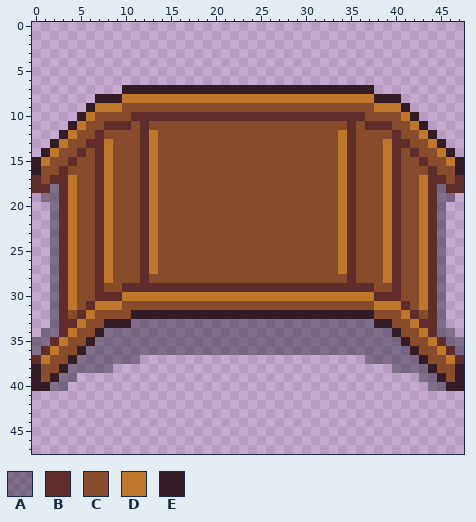
A pixel-art sprite gets an edit: Assets/Sprites/Bridge.png. This is how it looked before the edit.
The file is 48x48 pixels.
Palette (. is transparent): A #090a145e  B #602c2c  C #884b2b  D #be772b  E #341c27
Pixels before, first column x 0:
 7 ..........EEEEEEEEEEEEEEEEEEEEEEEEEEEE..........
 8 .......EEEDDDDDDDDDDDDDDDDDDDDDDDDDDDDEEE.......
 9 ......EDDDCCCCCCCCCCCCCCCCCCCCCCCCCCCCDDDE......
10 .....EDCCCCBBBBBBBBBBBBBBBBBBBBBBBBBBCCCCDE.....
11 ....EDCCBBBCBCCCCCCCCCCCCCCCCCCCCCCBCBBBCCDE....
12 ...EDCCBCCCCBDCCCCCCCCCCCCCCCCCCCCDBCCCCBCCDE...
13 ..EDCCBBDCCCBDCCCCCCCCCCCCCCCCCCCCDBCCCDBBCCDE..
14 .EDCCBCBDCCCBDCCCCCCCCCCCCCCCCCCCCDBCCCDBCBCCDE.
15 EDCCBCCBDCCCBDCCCCCCCCCCCCCCCCCCCCDBCCCDBCCBCCDE
16 ECCBCCCBDCCCBDCCCCCCCCCCCCCCCCCCCCDBCCCDBCCCBCCE
17 BCBBDCCBDCCCBDCCCCCCCCCCCCCCCCCCCCDBCCCDBCCDBBCB
18 BBABDCCBDCCCBDCCCCCCCCCCCCCCCCCCCCDBCCCDBCCDBABB
19 .AABDCCBDCCCBDCCCCCCCCCCCCCCCCCCCCDBCCCDBCCDBAA.
20 ..ABDCCBDCCCBDCCCCCCCCCCCCCCCCCCCCDBCCCDBCCDBA..
21 ..ABDCCBDCCCBDCCCCCCCCCCCCCCCCCCCCDBCCCDBCCDBA..
22 ..ABDCCBDCCCBDCCCCCCCCCCCCCCCCCCCCDBCCCDBCCDBA..
23 ..ABDCCBDCCCBDCCCCCCCCCCCCCCCCCCCCDBCCCDBCCDBA..
24 ..ABDCCBDCCCBDCCCCCCCCCCCCCCCCCCCCDBCCCDBCCDBA..
25 ..ABDCCBDCCCBDCCCCCCCCCCCCCCCCCCCCDBCCCDBCCDBA..
26 ..ABDCCBDCCCBDCCCCCCCCCCCCCCCCCCCCDBCCCDBCCDBA..
27 ..ABDCCBDCCCBDCCCCCCCCCCCCCCCCCCCCDBCCCDBCCDBA..
28 ..ABDCCBDCCCBCCCCCCCCCCCCCCCCCCCCCCBCCCDBCCDBA..
29 ..ABDCCBCCBBBBBBBBBBBBBBBBBBBBBBBBBBBBCCBCCDBA..
30 ..ABDCCBBBDDDDDDDDDDDDDDDDDDDDDDDDDDDDBBBCCDBA..
31 ..ABDCBDDDCCCCCCCCCCCCCCCCCCCCCCCCCCCCDDDBCDBA..
32 ..ABCBDCCCCEEEEEEEEEEEEEEEEEEEEEEEEEEECCCDBCBA..
33 ..ABBDCCEEEAAAAAAAAAAAAAAAAAAAAAAAAAAAEECCDBBA..
34 .AABDCCEAAAAAAAAAAAAAAAAAAAAAAAAAAAAAAAAECCDBAA.
35 AABDCCEAAAAAAAAAAAAAAAAAAAAAAAAAAAAAAAAAAECCDBAA
36 ABDCCEAAAAAAAAAAAAAAAAAAAAAAAAAAAAAAAAAAAAECCDBA
37 BDCCEAAAAAAA.........................AAAAAAECCDB
38 ECCEAAAAA...............................AAAAECCE
39 ECEAA......................................AAECE
40 EEAA........................................AAEE
And afterwards:
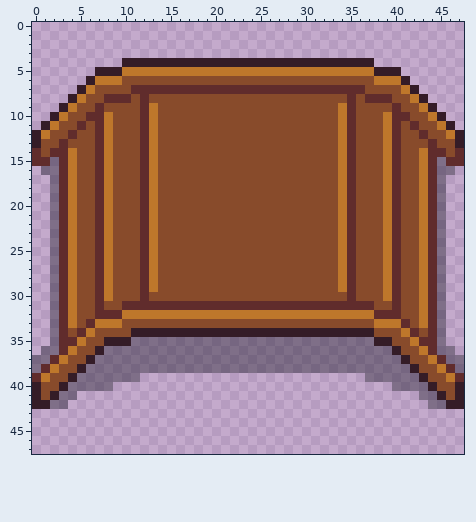
Edits made:
Changed rows in their new state; - is an unchanged pixel.
first column x 0:
 4 ----------EEEEEEEEEEEEEEEEEEEEEEEEEEEE----------
 5 -------EEEDDDDDDDDDDDDDDDDDDDDDDDDDDDDEEE-------
 6 ------EDDDCCCCCCCCCCCCCCCCCCCCCCCCCCCCDDDE------
 7 -----EDCCCCBBBBBBBBBBBBBBBBBBBBBBBBBBCCCCDE-----
 8 ----EDCCBBBCBCCCCCCCCCCCCCCCCCCCCCCBCBBBCCDE----
 9 ---EDCCBCC--BD--------------------DB--CCBCCDE---
10 --EDCCBBD--C-DCCCCCCCCCCCCCCCCCCCCD-C--DBBCCDE--
11 -EDCCB-BDCC--D--------------------D--CCDB-BCCDE-
12 EDCCB---D------------------------------D---BCCDE
13 ECCB--C----------------------------------C--BCCE
14 BCBBDC------------------------------------CDBBCB
15 BBABD--------------------------------------DBABB
16 .AA-D--------------------------------------D-AA.
17 ..A------------------------------------------A..
18 ..--------------------------------------------..
19 -.--------------------------------------------.-
first column x 0:
28 -------------D--------------------D-------------
29 --------D-CC-DCCCCCCCCCCCCCCCCCCCCD-CC-D--------
30 --------DCCCBCCCCCCCCCCCCCCCCCCCCCCBCCCD--------
31 ------CBCCBBBBBBBBBBBBBBBBBBBBBBBBBBBBCCBC------
32 ----DCCBBBDDDDDDDDDDDDDDDDDDDDDDDDDDDDBBBCCD----
33 ----DCBDDDCCCCCCCCCCCCCCCCCCCCCCCCCCCCDDDBCD----
34 -.--CBDCCCCEEEEEEEEEEEEEEEEEEEEEEEEEEECCCDBC--.-
35 ..ABBDCCEEE---------------------------EECCDBBA..
36 .AABDCCE--------------------------------ECCDBAA.
37 AABDCCE-----AAAAAAAAAAAAAAAAAAAAAAAAA----ECCDBAA
38 ABDCCE---AAAAAAAAAAAAAAAAAAAAAAAAAAAAAAA--ECCDBA
39 BDCCEAAAAAAA-------------------------AAAAAAECCDB
40 -CCEAAAAA-------------------------------AAAAECC-
41 ECEAA--------------------------------------AAECE
42 EEAA----------------------------------------AAEE
Pixel boxes of the changes (left, top, right, bottom) in both pictures:
changed: (32, 58, 464, 202)
changed: (32, 274, 464, 409)
